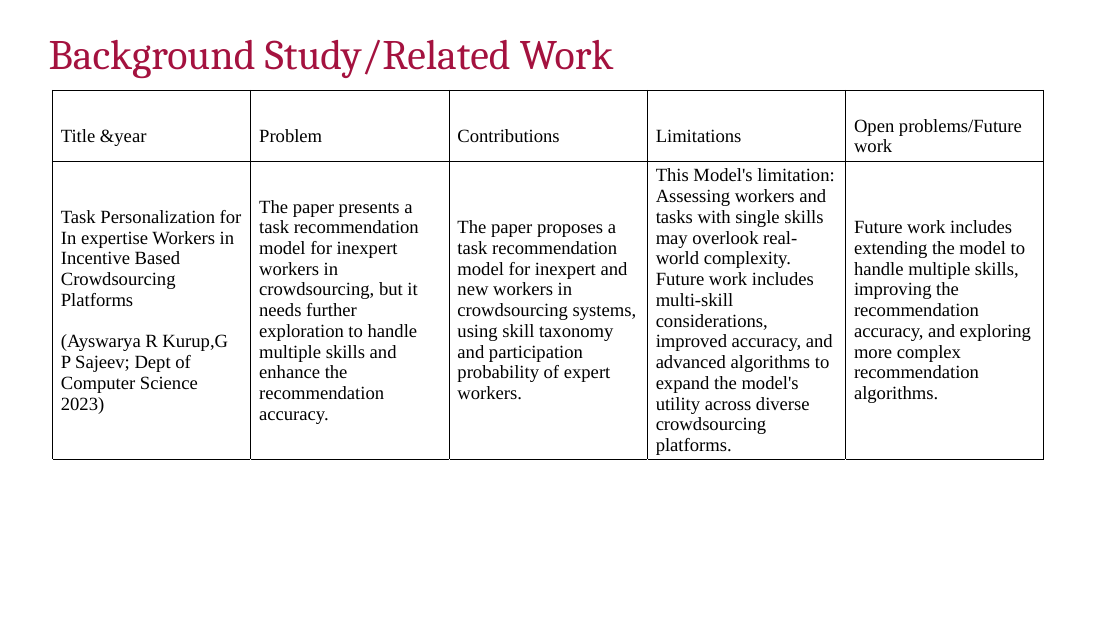
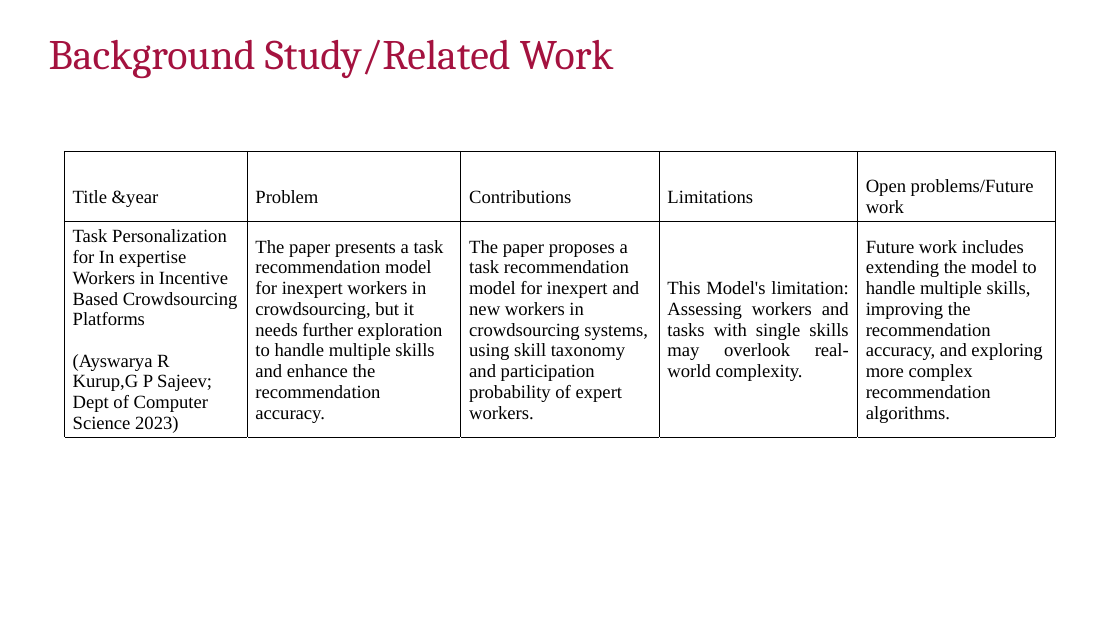
Before and after one commit to manikantathota23/Effective-Task-Allocation-and-Failure-detection, a slide deck: slide 4 of Documentation/First_review_D6.pptx. Drawn at 1120x630 pixels with LibreOffice and Linux fonts; fonts in the diff are those of the drawing; background and template pictures are left out. Boxes give left, top, right and bottom in pixels: in the first picture for what was removed or moved away, otherwise in the second. Text is boxed around its words. In the diff, an @@ line names an element or a change of style, - is before the commit and + after.

```diff
--- a/Documentation/First_review_D6.pptx
+++ b/Documentation/First_review_D6.pptx
@@ table at bbox=[65, 151, 1057, 511] @@
-row 2, column 4: This Model's limitation: Assessing workers and tasks with single skills may overlook real-world complexity. Future work includes multi-skill considerations, improved accuracy, and advanced algorithms to expand the model's utility across diverse crowdsourcing platforms.
+row 2, column 4: This Model's limitation: Assessing workers and tasks with single skills may overlook real-world complexity.
@@ table: place and size @@
-table at bbox=[52, 91, 1044, 540]
+table at bbox=[65, 151, 1057, 511]
```
Also in this commit, not shown: 8 other slides changed, 2 slides added, 1 other file.
